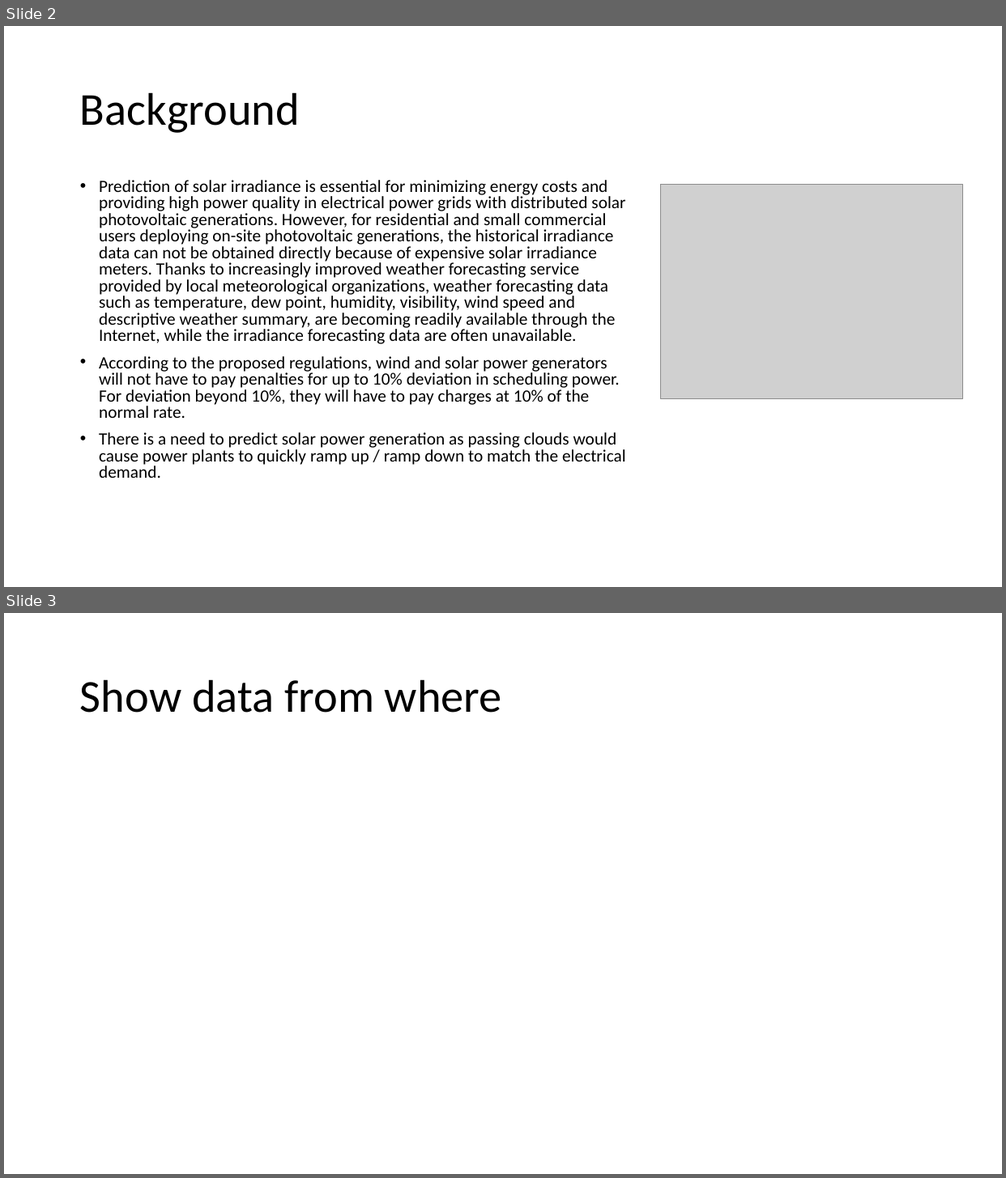
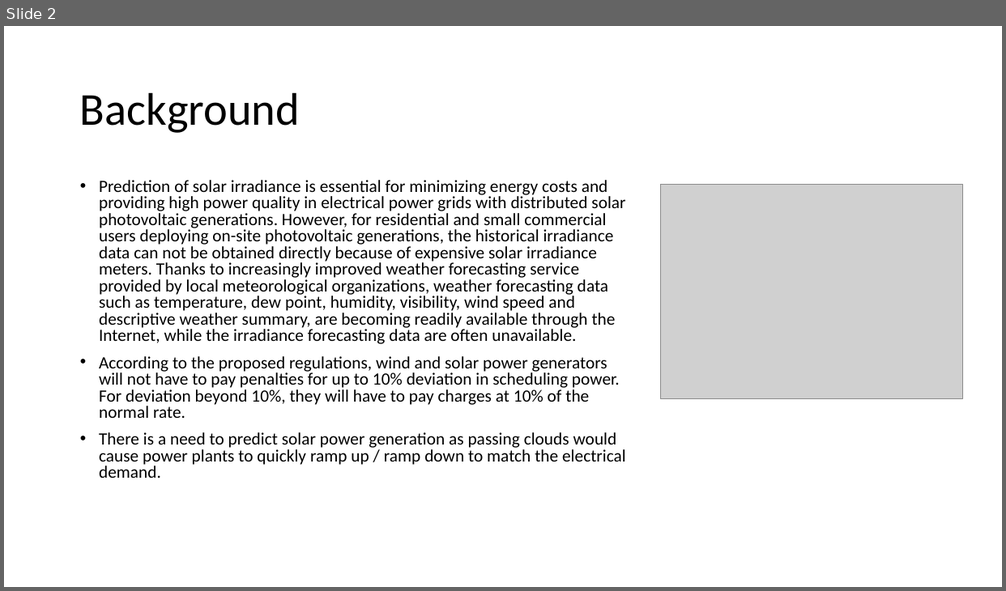
Before and after one commit to binarybins/Pitch, a slide deck: Solar irradiation prediction.pptx. Shown one above the other, each under a label of ours: slides 2 and 3 before the commit, slide 2 after it. The pictures are 1006x1178 and 1006x591 pixels, drawn with LibreOffice and Linux fonts; fonts in the diff are those of the drawing; grey boxes stand for pictures. Boxes give left, top, right and bottom in pixels: in the first picture for what was removed or moved away, otherwise in the second. Text is boxed around its words. In the diff, an @@ line names an element or a change of style, - is before the commit and + after.

```diff
--- a/Solar irradiation prediction.pptx
+++ b/Solar irradiation prediction.pptx
@@ slide 3 removed at (x1=4, y1=613, x2=1002, y2=1174), background #FFFFFF @@
@@ title removed at (x1=80, y1=679, x2=502, y2=713) @@
-Show data from where
```
Also in this commit, not shown: 1 slide changed, 4 slides added, 1 other slide removed, 9 other files.
